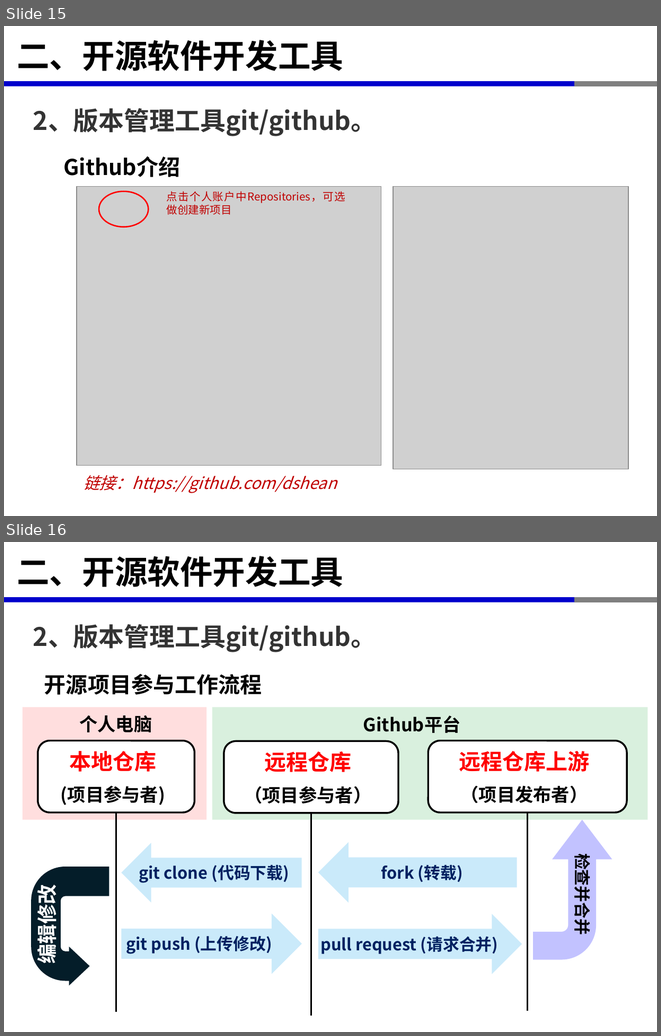
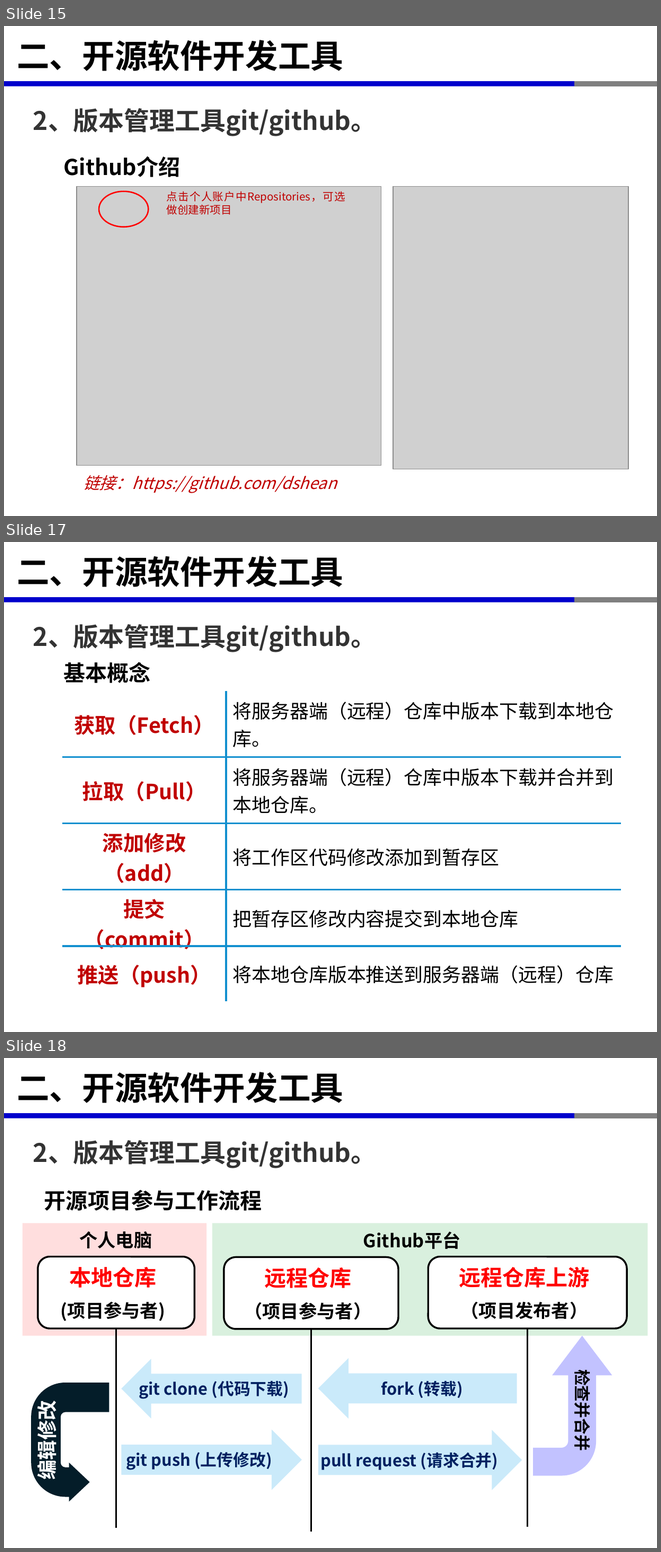
Before and after one commit to xinluo2018/open-source-gis-course, a slide deck: 第3章-开源GIS软件开发环境-6课时/第3章-1-开源GIS软件开发环境-Python开发环境配置-4学时.pptx. Shown one above the other, each under a label of ours: slides 15 and 16 before the commit, slides 15, 17 and 18 after it; the slides between them are not shown. The pictures are 661x1036 and 661x1552 pixels, drawn with LibreOffice and Linux fonts; fonts in the diff are those of the drawing; grey boxes stand for pictures. Boxes give left, top, right and bottom in pixels: in the first picture for what was removed or moved away, otherwise in the second. Text is boxed around its words. In the diff, an @@ line names an element or a change of style, - is before the commit and + after.

```diff
--- a/第3章-开源GIS软件开发环境-6课时/第3章-1-开源GIS软件开发环境-Python开发环境配置-4学时.pptx
+++ b/第3章-开源GIS软件开发环境-6课时/第3章-1-开源GIS软件开发环境-Python开发环境配置-4学时.pptx
@@ slide 17 added at box(4, 542, 657, 1032), background #FFFFFF; not listed: 3 template elements that a slide beside it also shows @@
@@ title added at box(17, 556, 343, 587), 36 pt, text #000000, bold @@
+二、开源软件开发工具
@@ text added at box(33, 624, 376, 652), 28 pt, text #333333, bold @@
+2、版本管理工具git/github。
@@ text added at box(63, 662, 150, 683), 24 pt, text #000000, bold @@
+基本概念
@@ table added at box(63, 691, 621, 1001), 5 rows, 2 columns @@
+获取（Fetch） | 将服务器端（远程）仓库中版本下载到本地仓库。
+拉取（Pull） | 将服务器端（远程）仓库中版本下载并合并到本地仓库。
+添加修改（add） | 将工作区代码修改添加到暂存区
+提交（commit） | 把暂存区修改内容提交到本地仓库
+推送（push） | 将本地仓库版本推送到服务器端（远程）仓库
@@ what was slide 16 is now slide 18 @@
```
Also in this commit, not shown: 1 other slide added, 14 other files.
